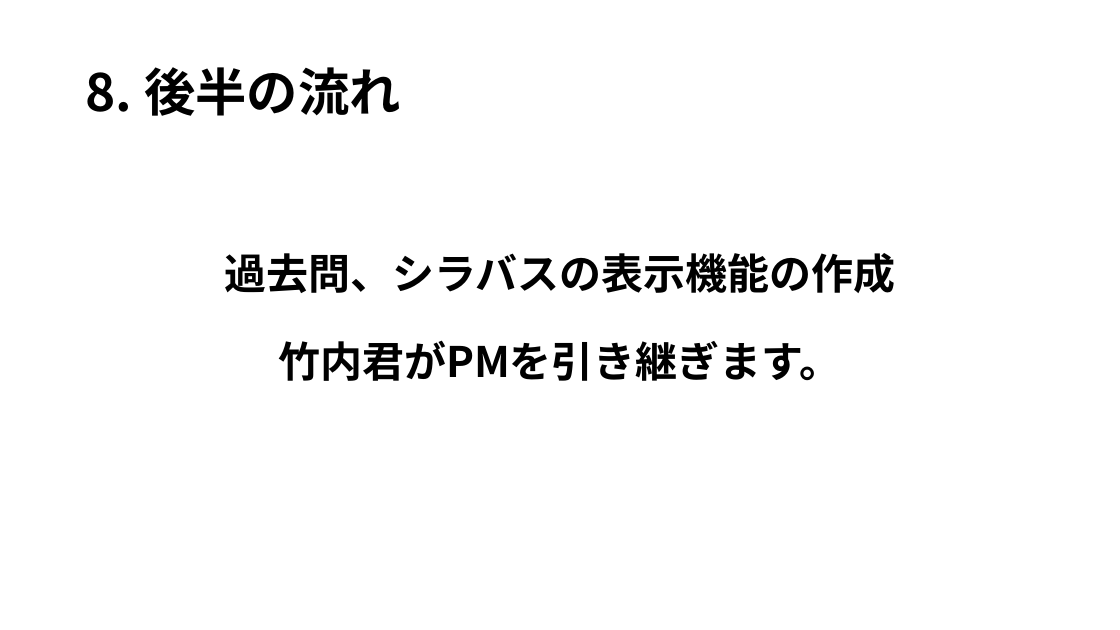
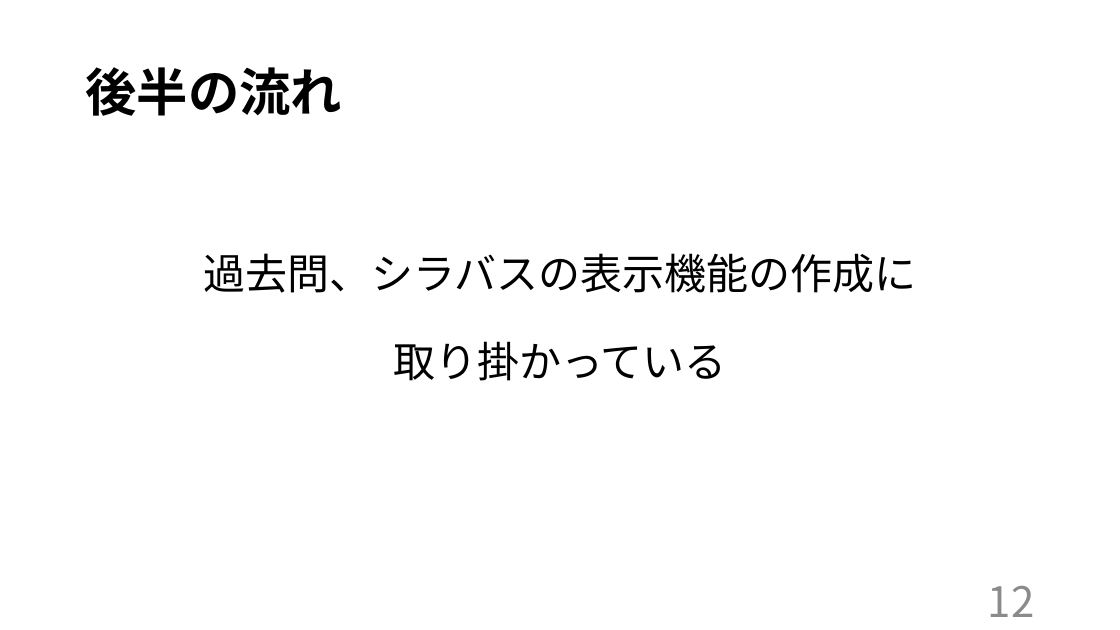
Before and after one commit to kazukiyoshida96/PM-, a slide deck: slide 15 of ＰＭ学科専用2.pptx (slide 12 before the commit). Drawn at 1120x630 pixels with LibreOffice and Linux fonts; fonts in the diff are those of the drawing. Boxes give left, top, right and bottom in pixels: in the first picture for what was removed or moved away, otherwise in the second. Text is boxed around its words. In the diff, an @@ line names an element or a change of style, - is before the commit and + after.

```diff
--- a/ＰＭ学科専用2.pptx
+++ b/ＰＭ学科専用2.pptx
@@ title at (85,67,342,116): text changed @@
-8. 後半の流れ
+後半の流れ
@@ text at (203,253,917,381): text changed; bold off @@
-過去問、シラバスの表示機能の作成
-竹内君がPMを引き継ぎます。
+過去問、シラバスの表示機能の作成に
+取り掛かっている
@@ text added at (988,586,1035,617), 36 pt, text #8C8C8C @@
+12
```
Also in this commit, not shown: 11 other slides changed, 4 slides added, 1 slide removed, 7 other files.
